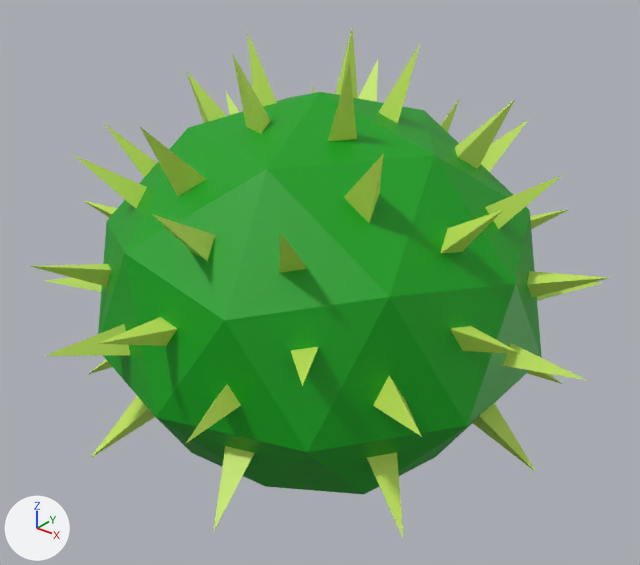
What one commit did to the FBX model Brooom/Assets/Models/Environment/Cactus2.fbx.
Rendered twice from a 50 mm camera at (1.92, -2.4, 2.05) aimed at (0.04, -0.06, 0.6). The axes (+X, +Y, +Z) are drawn at lower left. The lights are the same throughout. Where no turn or scale is listed for an object, it has been applied to the vertices.
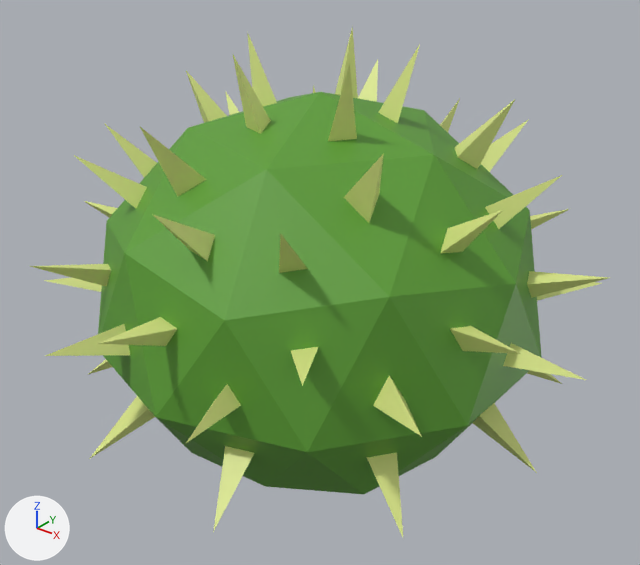
The newer file is also turned or shifted as a whole; pictures and numbers use the older file's frame.

Boxes [x1, y1, x2, y2] around the edits, measured in the pictures (640 x 565 px):
part 1 of me_icosphere_006, recoloured
    both: [98, 92, 542, 494]
part 2 of me_icosphere_006, recoloured
    both: [30, 26, 608, 537]

Diff of the bpy script that builds the scene:
```diff
--- a/Brooom/Assets/Models/Environment/Cactus2.fbx.py
+++ b/Brooom/Assets/Models/Environment/Cactus2.fbx.py
@@ mat_leaves1 @@
+mat_leaves1 = principled_material('Leaves1')
+mat_leaves1.base_color = (0.109, 0.342, 0.0343)  # green #5d9e34
@@ mat_spikes1 @@
+mat_spikes1 = principled_material('Spikes1')
+mat_spikes1.base_color = (0.718, 0.799, 0.251)  # yellow #dce789
@@ me_icosphere_006 @@
 me_icosphere_006.from_pydata(...)  # 236 vertices, 311 faces; spans x -1.07..1.08, y -1.05..1.05, z 0.0..1.47
 # used by ob_icosphere; location = (0.0, 0.0, 0.0)
+# me_icosphere_006 part 1: all 161 faces that had it switch from mat_cactus2 (green #00a012) to mat_leaves1 (green #5d9e34)
+# me_icosphere_006 part 2: all 150 faces that had it switch from mat_spikes2 (green #c5e75b) to mat_spikes1 (yellow #dce789)
```
